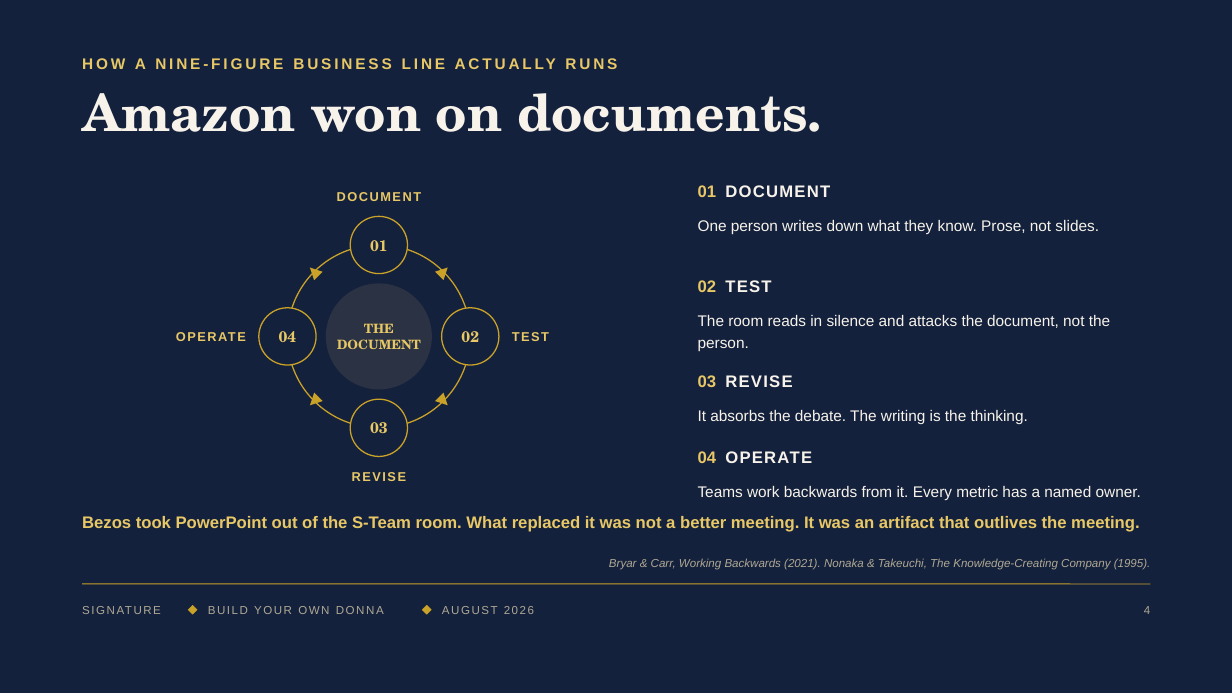
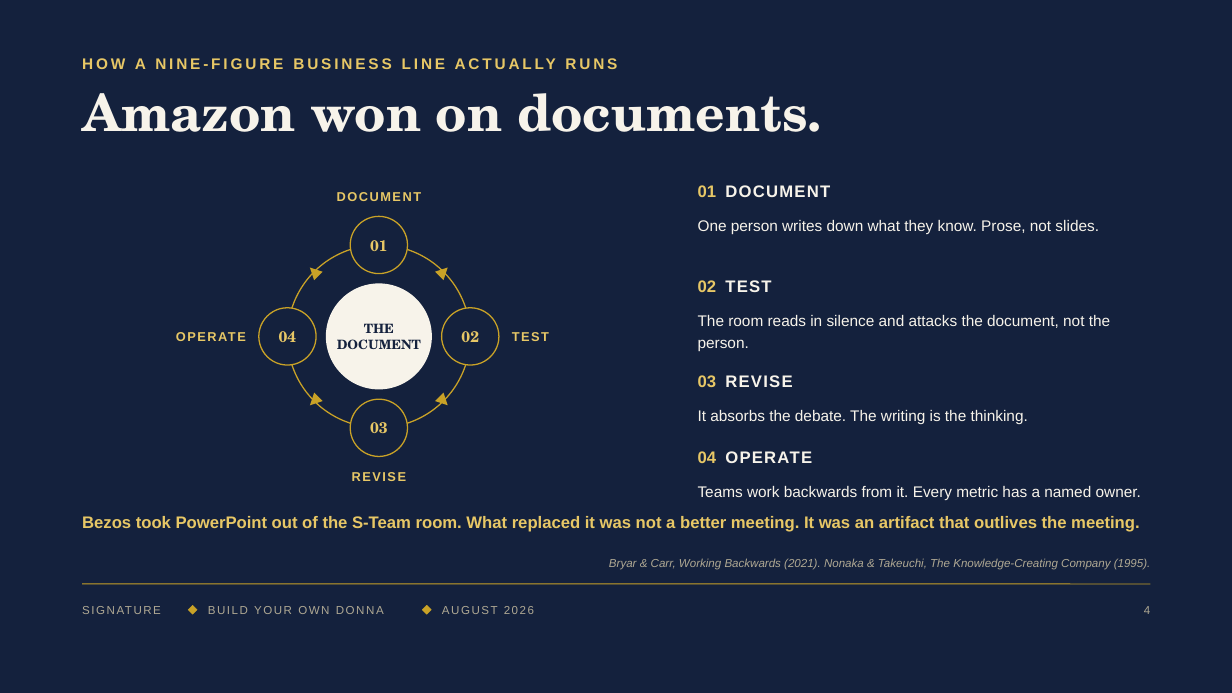
Before and after one commit to denisekgosnell/Donna, a slide deck: slide 4 of decks/build-your-own-donna-v2.pptx. Drawn at 1232x693 pixels with LibreOffice and Linux fonts; fonts in the diff are those of the drawing. Boxes give left, top, right and bottom in pixels: in the first picture for what was removed or moved away, otherwise in the second. Text is boxed around its words. In the diff, an @@ line names an element or a change of style, - is before the commit and + after.

```diff
--- a/decks/build-your-own-donna-v2.pptx
+++ b/decks/build-your-own-donna-v2.pptx
@@ ellipse at bbox=[326, 284, 433, 390]: fill #2A3244 to #F7F3EA @@
@@ text "THE" at bbox=[337, 323, 421, 349]: text colour #E7C766 to #14213D @@
```
Also in this commit, not shown: 6 other slides changed, 4 other files.
